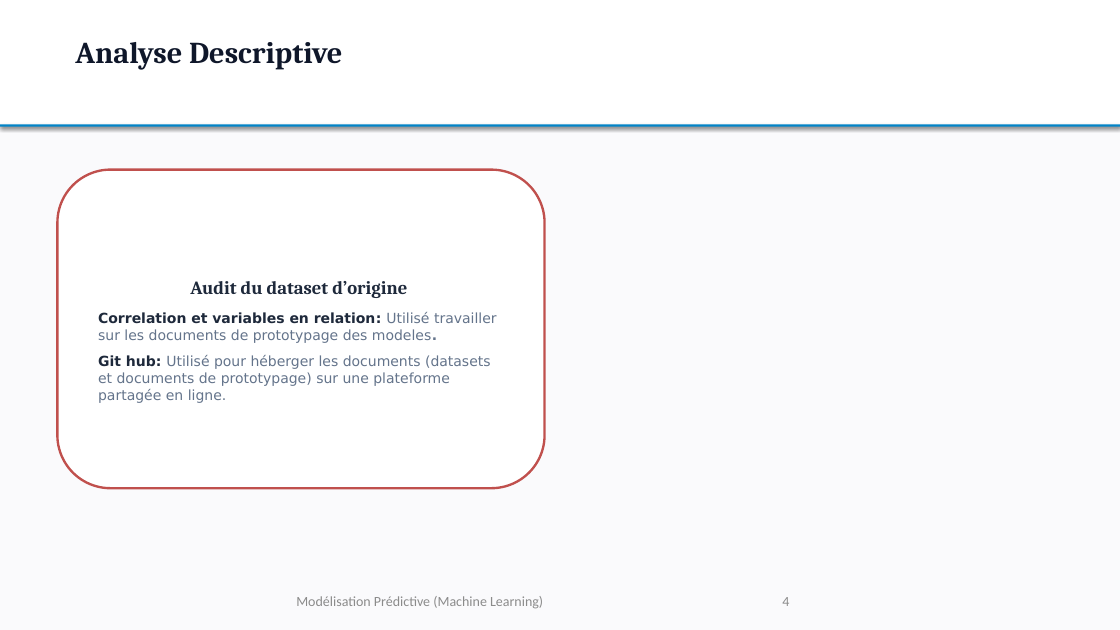
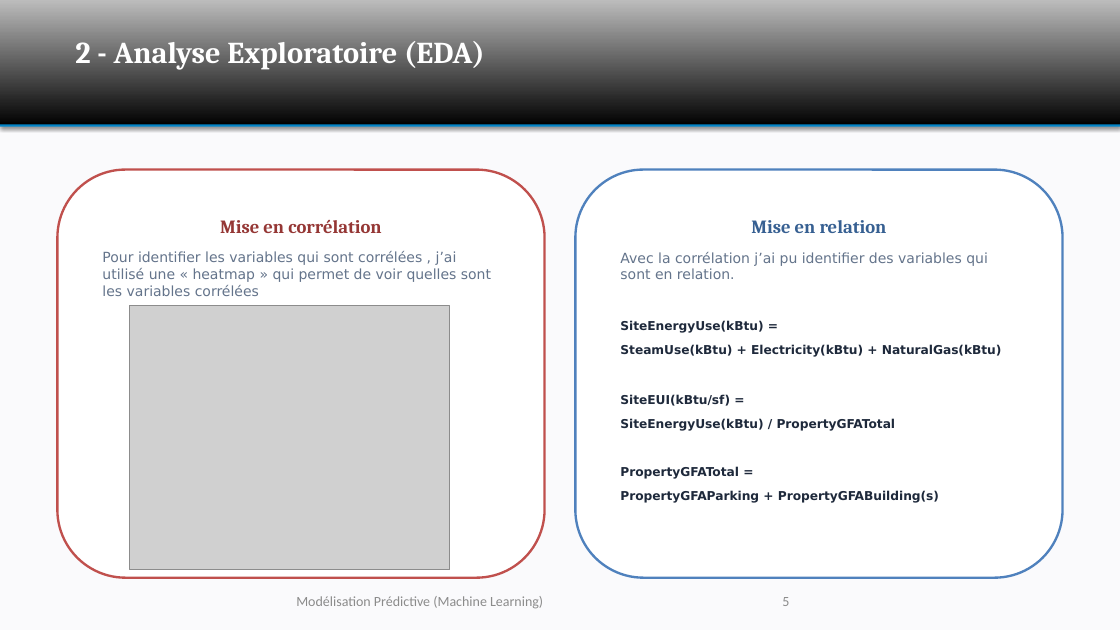
Before and after one commit to DavidRichomme/OC_P3_Anticipez_les_besoins_en_consommation_de_batiments, a slide deck: slide 5 of OC_P3_Support_Presentation.pptx (slide 4 before the commit). Drawn at 1120x630 pixels with LibreOffice and Linux fonts; fonts in the diff are those of the drawing; grey boxes stand for pictures; background and template pictures are left out. Boxes give left, top, right and bottom in pixels: in the first picture for what was removed or moved away, otherwise in the second. Text is boxed around its words. In the diff, an @@ line names an element or a change of style, - is before the commit and + after.

```diff
--- a/OC_P3_Support_Presentation.pptx
+++ b/OC_P3_Support_Presentation.pptx
@@ rectangle at <box>0,0,1120,126</box>: fill #FFFFFF to gradient #000000 to #BDBDBD @@
@@ text at <box>75,41,485,70</box>: text changed; text colour #0F172A to #FFFFFF @@
-Analyse Descriptive
+2 - Analyse Exploratoire (EDA)
@@ rounded rectangle "Mise en corrélation": place and size @@
-rounded rectangle "Mise en corrélation" at <box>57,170,544,488</box>
+rounded rectangle "Mise en corrélation" at <box>57,170,544,578</box>
@@ rounded rectangle "Mise en corrélation" at <box>57,170,544,578</box>: vertical alignment middle to top @@
@@ rounded rectangle added at <box>576,170,1063,578</box>, fill #FFFFFF, outline #4F81BD 2 pt, 10.5 pt, text #1E293B, bold @@
+Mise en relation
+Avec la corrélation j’ai pu identifier des variables qui sont en relation.
+SiteEnergyUse(kBtu) =
+SteamUse(kBtu) + Electricity(kBtu) + NaturalGas(kBtu)
+SiteEUI(kBtu/sf) =
+SiteEnergyUse(kBtu) / PropertyGFATotal
+PropertyGFATotal =
+PropertyGFAParking + PropertyGFABuilding(s)
@@ text in rounded rectangle at <box>102,220,491,296</box>: text changed @@
-Audit du dataset d’origine
-Correlation et variables en relation: Utilisé travailler sur les documents de prototypage des modeles.
-Git hub: Utilisé pour héberger les documents (datasets et documents de prototypage) sur une plateforme partagée en ligne.
+Mise en corrélation
+Pour identifier les variables qui sont corrélées , j’ai utilisé une « heatmap » qui permet de voir quelles sont les variables corrélées
@@ picture added at <box>129,306,450,570</box> @@
@@ page number at <box>782,597,789,606</box>: text changed @@
-4
+5
```
Also in this commit, not shown: 9 other slides changed, 1 slide added, 6 other files.
